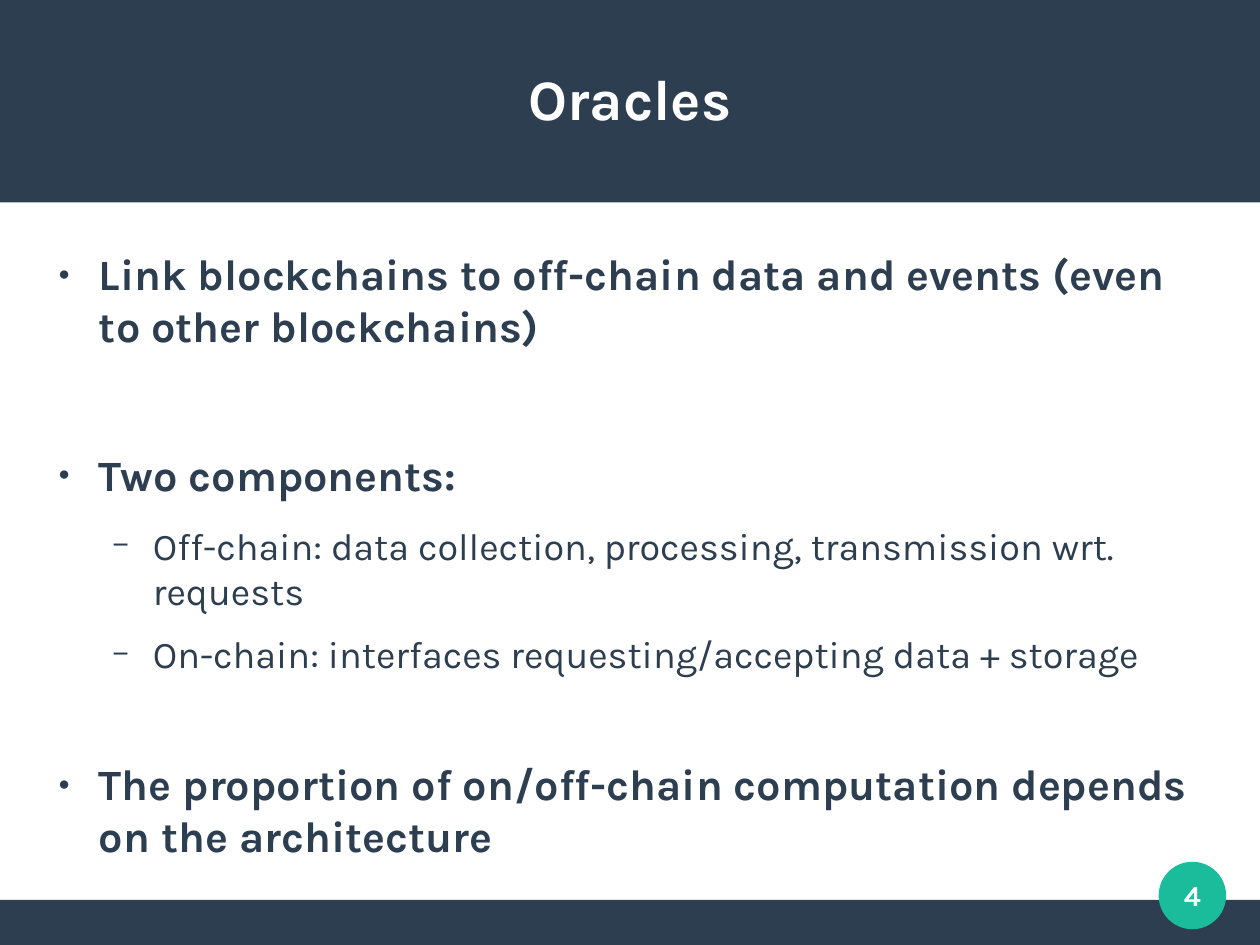
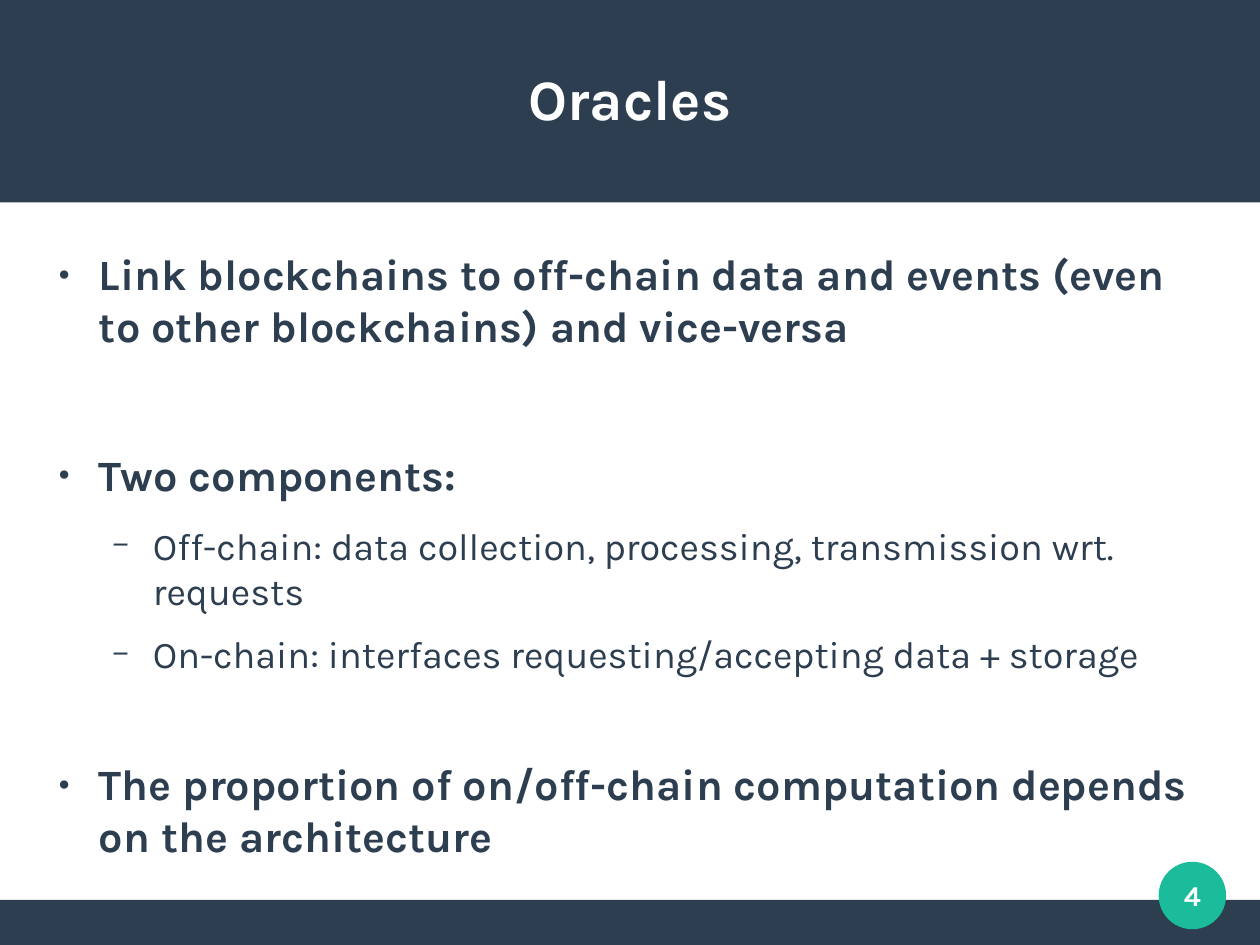
Before and after one commit to mbettinger/OT4-Lecture, a slide deck: slide 4 of Presentation - Oracles.odp. Drawn at 1260x945 pixels with LibreOffice and Linux fonts; fonts in the diff are those of the drawing. Boxes give left, top, right and bottom in pixels: in the first picture for what was removed or moved away, otherwise in the second. Text is boxed around its words. In the diff, an @@ line names an element or a change of style, - is before the commit and + after.

Commit message:
Oracles

```diff
--- a/Presentation - Oracles.odp
+++ b/Presentation - Oracles.odp
@@ text at box(99, 257, 1164, 347): text changed @@
-● Link blockchains to off-chain data and events (even to other blockchains)
+● Link blockchains to off-chain data and events (even to other blockchains) and vice-versa
```
Also in this commit, not shown: 5 other slides changed, 3 slides added, 1 slide removed, 5 other files.
